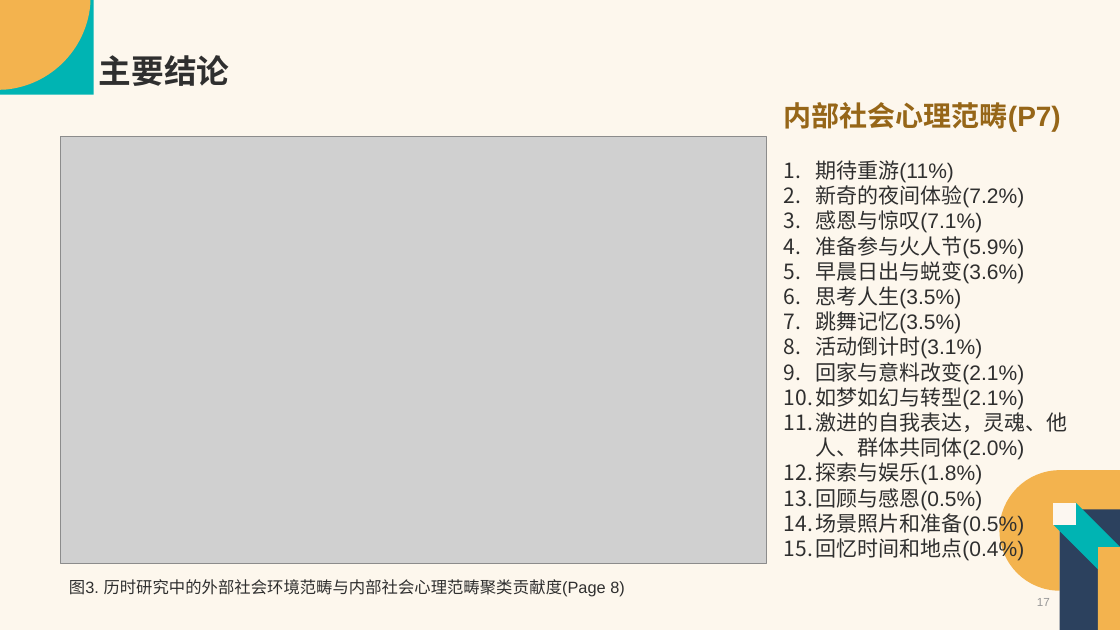
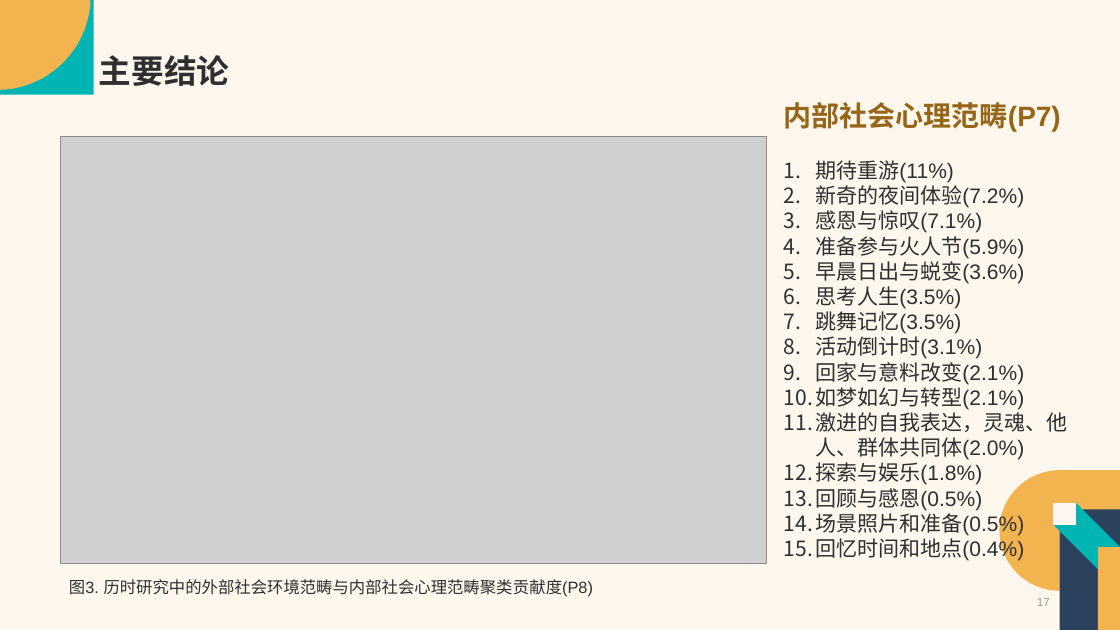
Before and after one commit to Vaelubo/Research, a slide deck: slide 17 of SSCI文章汇报-卢波.pptx. Drawn at 1120x630 pixels with LibreOffice and Linux fonts; fonts in the diff are those of the drawing; grey boxes stand for pictures. Boxes give left, top, right and bottom in pixels: in the first picture for what was removed or moved away, otherwise in the second. Text is boxed around its words. In the diff, an @@ line names an element or a change of style, - is before the commit and + after.

```diff
--- a/SSCI文章汇报-卢波.pptx
+++ b/SSCI文章汇报-卢波.pptx
@@ text at [69, 579, 593, 597]: text changed @@
-图3. 历时研究中的外部社会环境范畴与内部社会心理范畴聚类贡献度(Page 8)
+图3. 历时研究中的外部社会环境范畴与内部社会心理范畴聚类贡献度(P8)
```
Also in this commit, not shown: 17 other slides changed, 2 other files.
